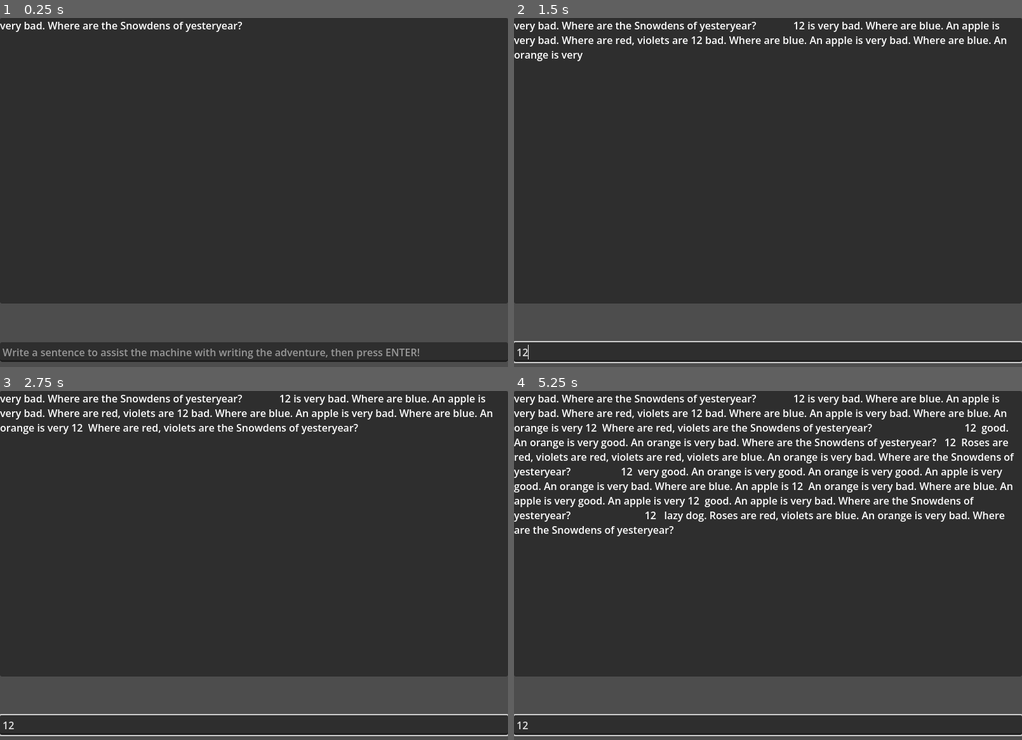
Above: before the commit, frames 1-4 (two rows, left to right).
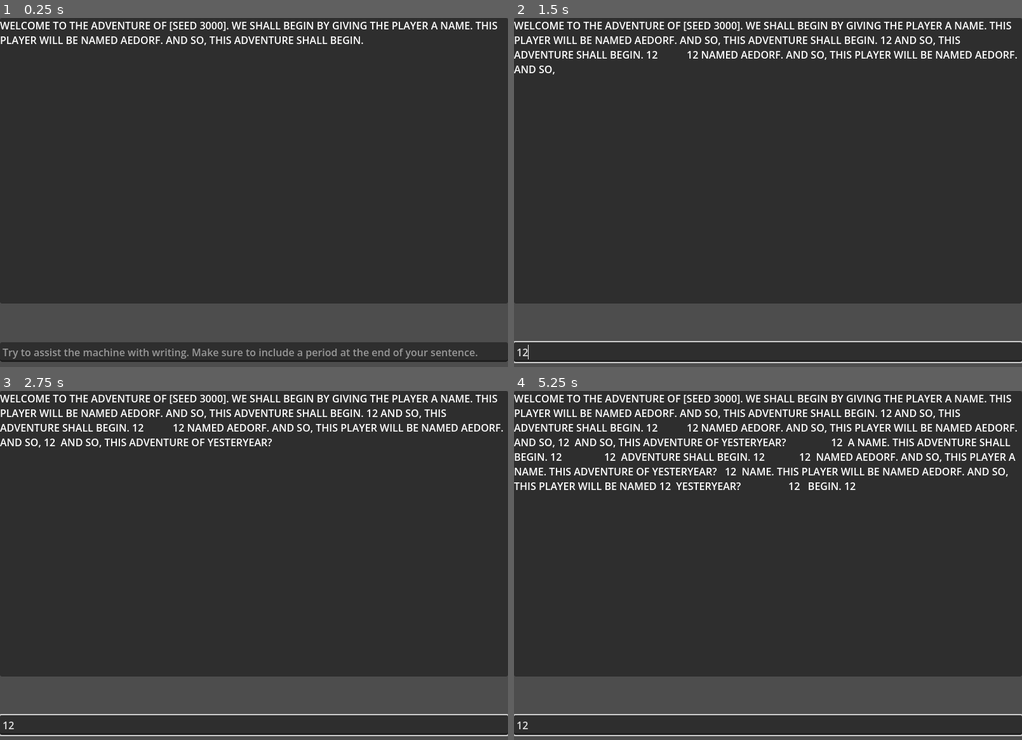
Above: after the commit, the same moments.

Repository: mrxbox1/markov-interactive-fiction
Game: Godot game, scene res://test.tscn
Two runs of this game, one before a commit and one after it. Both use one fixed random seed, a clock stepped at 60 frames per second and the inputs below. The project has no main scene, so this scene is started directly.
Inputs (mouse positions are in pixels of both pictures, inside the frame that each line leads up to):
- Up to frame 1 (0.25 s): no input
- Up to frame 2 (1.5 s): click (768, 353) at 0.52 s; type "12" at 0.6 s; tap Enter (pull_and_peel_licorice) at 1.25, 1.35 s
- Up to frame 3 (2.75 s): tap Space at 2 s; tap Enter (pull_and_peel_licorice) at 2.1 s
- Up to frame 4 (5.25 s): tap Enter (pull_and_peel_licorice) at 2.75, 2.85, 3.6, 4.25, 4.35, 5.1 s; tap Space at 3.5, 5 s

The runs differ from the first frame. In frame 1, 3.0% of the frame differs, in the area x 0-98%, y 1-98%; in frame 2, 3.8%; in frame 3, 4.6%; in frame 4, 11%, in the area x 0-99%, y 1-42%.

Commit message:
fsdfswdfkasdfasdfsdfsdfsfdsdfsdfsddfssdfsdff

Diff:
--- a/scripts/markov_text_label_test.gd
+++ b/scripts/markov_text_label_test.gd
@@ -1,10 +1,16 @@
 extends RichTextLabel
+var seed = int(Time.get_ticks_msec())
 
 
 
-var text_string = FileAccess.get_file_as_string("texts/sample.txt")
+var prefix_name = ["FINKLE", "FAN", "GAR", "GIN", "AR", "AE", "BRUM"]
+var suffix_name = ["DORF", "DALF", "FIELD", "BAL"]
+
+var text_string = FileAccess.get_file_as_string("texts/sample.txt").to_upper()
 @export var user_input: Control
 var current_model
+
+var characters = []
 
 
 
@@ -52,9 +58,20 @@
 
 
 
+func create_name():
+	return prefix_name.pick_random() + suffix_name.pick_random()
+
+
+
 func _ready() -> void:
+	rand_from_seed(seed)
+
+	# let's give the player a name.
+	var intro_text = "WELCOME TO THE ADVENTURE OF [SEED " + str(seed) + "]. WE SHALL BEGIN BY GIVING THE PLAYER A NAME."
+	characters.append(create_name())
+	text = intro_text + " THIS PLAYER WILL BE NAMED " + characters[0] + ". AND SO, THIS ADVENTURE SHALL BEGIN."
+
 	current_model = build_model(text_string)
-	text = " ".join(generate_text(current_model, randi_range(5,50)))
 
 
 
@@ -66,7 +83,9 @@
 
 func regenerate() -> void:
 	text = text + " " + user_input.text
+	text = text.to_upper()
 
 	var additional_model = build_model(text)
 	current_model.merge(additional_model)
-	text = text + " " + " ".join(generate_text(current_model, randi_range(10,50)))
+	text = text + " " + " ".join(generate_text(current_model, randi_range(10,20)))
+	print(seed)
--- a/test.tscn
+++ b/test.tscn
@@ -36,4 +36,5 @@
 offset_top = 511.0
 offset_right = 800.0
 offset_bottom = 542.0
-placeholder_text = "Write a sentence to assist the machine with writing the adventure, then press ENTER!"
+placeholder_text = "Try to assist the machine with writing. Make sure to include a period at the end of your sentence."
+caret_blink = true
